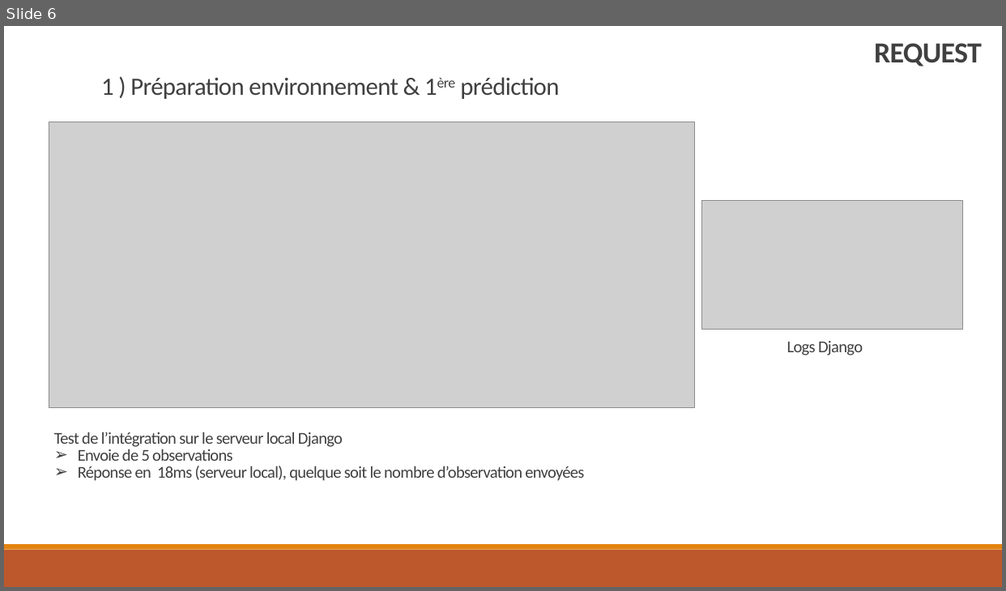
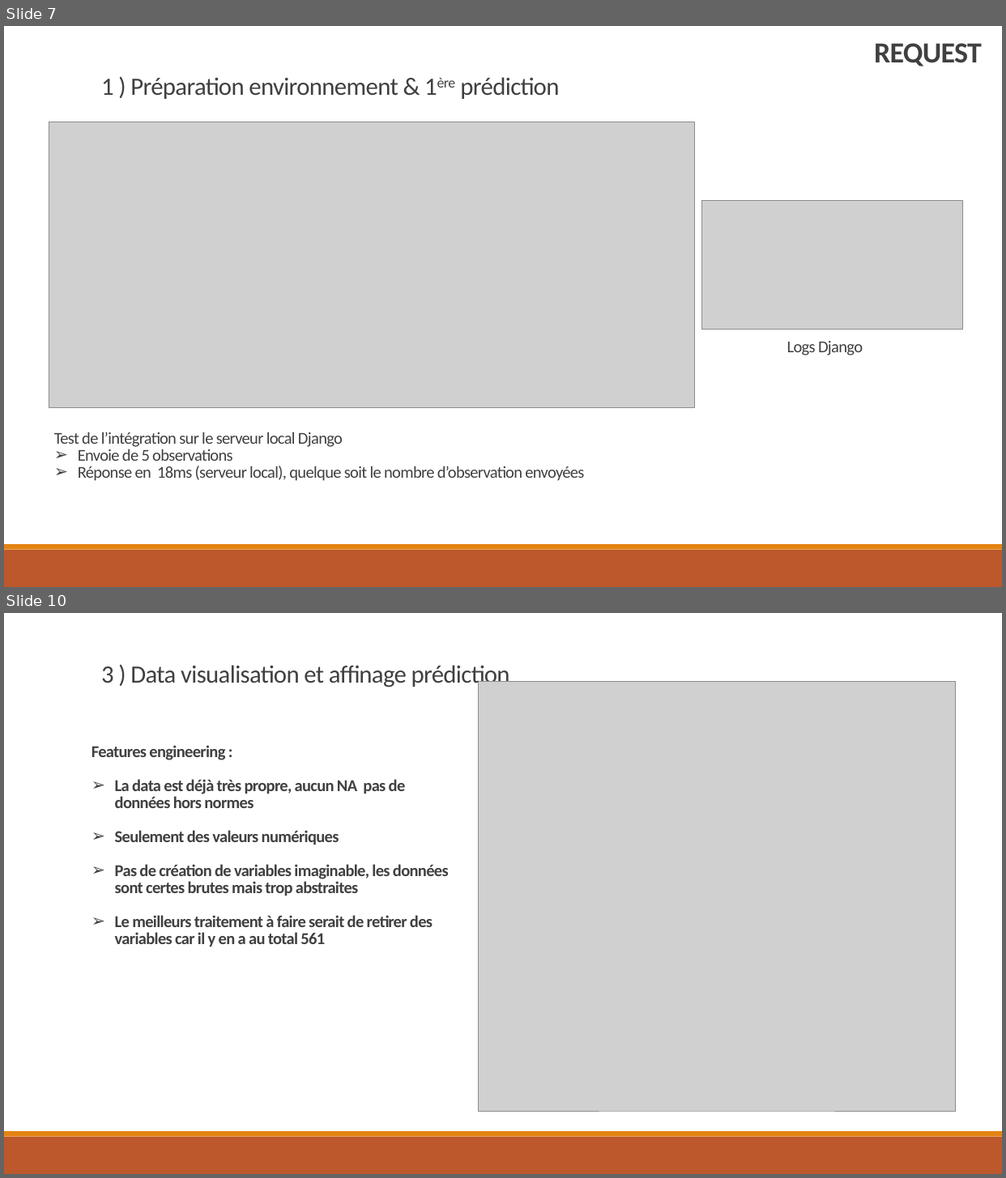
Before and after one commit to Koalananas/pythonfordata, a slide deck: rapport_marc_guynot.pptx. Shown one above the other, each under a label of ours: slide 6 before the commit, slides 7 and 10 after it; the slides between them are not shown. The pictures are 1006x591 and 1006x1178 pixels, drawn with LibreOffice and Linux fonts; fonts in the diff are those of the drawing; grey boxes stand for pictures. Boxes give left, top, right and bottom in pixels: in the first picture for what was removed or moved away, otherwise in the second. Text is boxed around its words. In the diff, an @@ line names an element or a change of style, - is before the commit and + after.

```diff
--- a/rapport_marc_guynot.pptx
+++ b/rapport_marc_guynot.pptx
@@ slide 10 added at [4, 613, 1002, 1174], background #FFFFFF; not listed: 3 template elements that a slide beside it also shows @@
@@ title added at [101, 665, 510, 689], 24 pt, text #404040 @@
+3 ) Data visualisation et affinage prédiction
@@ picture added at [479, 681, 956, 1111] @@
@@ rectangle added at [84, 749, 918, 769], fill #FFFFFF, outline #FFFFFF 1.25 pt @@
@@ text added at [91, 745, 449, 948], 16 pt, text #404040, bold @@
+Features engineering :
+➢ La data est déjà très propre, aucun NA pas de données hors normes
+➢ Seulement des valeurs numériques
+➢ Pas de création de variables imaginable, les données sont certes brutes mais trop abstraites
+➢ Le meilleurs traitement à faire serait de retirer des variables car il y en a au total 561
@@ rectangle added at [85, 794, 918, 813], fill #FFFFFF, outline #FFFFFF 1.25 pt @@
@@ what was slide 6 is now slide 7 @@
```
Also in this commit, not shown: 2 slides changed, 3 other slides added, 1 other file.
